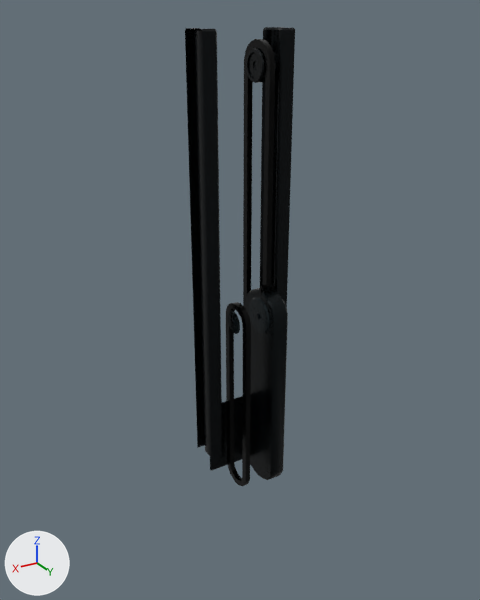
The glTF model assets/glbs/mast_2.glb as it was, and as the next commit left it.
Camera for both pictures: a 50 mm lens placed at (1.36, 2.4, 2.76), pointed at (-0.08, 0.0, 1.56). Arrows for +X, +Y and +Z are at lower left; the lights stay in place. The older version comes first. Vertices at exactly the same position are counted once.

Objects in the first picture: 'CHAINSYSTEM'.
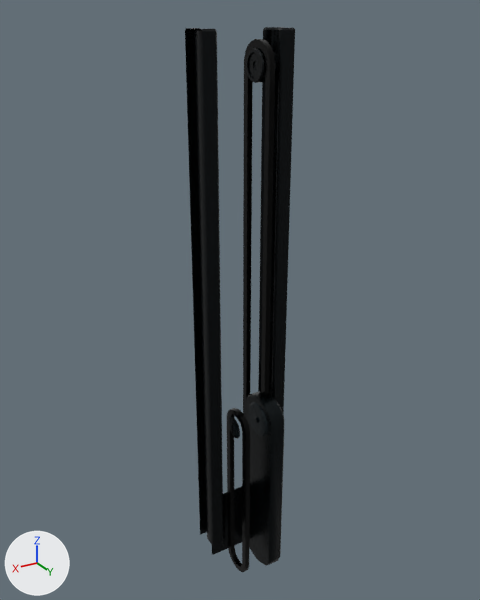
The change, as a list of edits to the scene's bpy script:
```text
Change me_cube_012:
    used by ob_chainsystem; location = (-0.071, 0.0, 0.031)
    remove me_cube_012.from_pydata(...)  # 922 vertices, 1742 faces; spans x -0.21..0.21, y -0.07..0.23, z 0.6..2.68
    add me_cube_012.from_pydata(...)  # 922 vertices, 1742 faces; spans x -0.21..0.21, y -0.07..0.23, z 0.05..2.68
    me_cube_012 part 1: the loose piece of 280 vertices spanning x -0.13..-0.03, y -0.02..0.23, z 0.6..1.6 is moved by (0.0, 0.0, -0.55)
    me_cube_012 part 2: the loose piece of 36 vertices spanning x -0.12..-0.05, y 0.1..0.11, z 1.59..1.62 is moved by (0.0, 0.0, -0.55)
    me_cube_012 part 3: the loose piece of 80 vertices spanning x 0.05..0.08, y 0.02..0.19, z 0.6..1.56 is moved by (0.0, 0.0, -0.55)
    me_cube_012 part 4: the loose piece of 60 vertices spanning x 0.09, y 0.05..0.16, z 1.43..1.53 is moved by (0.0, 0.0, -0.55)
    me_cube_012 part 5: the loose piece of 30 vertices spanning x -0.15..0.15, y -0.03..-0.02, z 0.62..1.0 is moved by (0.0, 0.0, -0.55)
    me_cube_012 part 6: 40 of the vertices in x -0.21..0.21, y -0.07..0.09, z 0.68..0.77 are moved by (0.0, 0.0, -0.55)
    other edits to the shape of me_cube_012 do not show in these pictures
```

Location of each change, [x1, y1, x2, y2] in pixels of the pictures (480 x 600 px; the box of a moved part takes in the faces that stretch with it):
'CHAINSYSTEM', reshaped (19% taller)
    before: [185, 27, 295, 486]
    after: [185, 27, 295, 572]
part 1 of me_cube_012, moved or reshaped
    before: [246, 287, 288, 480]
    after: [245, 391, 284, 565]
part 2 of me_cube_012, moved or reshaped
    before: [259, 283, 274, 293]
    after: [258, 390, 272, 400]
part 3 of me_cube_012, moved or reshaped
    before: [226, 302, 251, 486]
    after: [227, 408, 250, 572]
part 4 of me_cube_012, moved or reshaped
    before: [228, 311, 240, 334]
    after: [229, 417, 240, 439]
part 5 of me_cube_012, moved or reshaped
    before: [210, 396, 243, 471]
    after: [212, 486, 242, 555]
part 6 of me_cube_012, moved or reshaped
    before: [197, 283, 287, 463]
    after: [197, 283, 287, 552]
